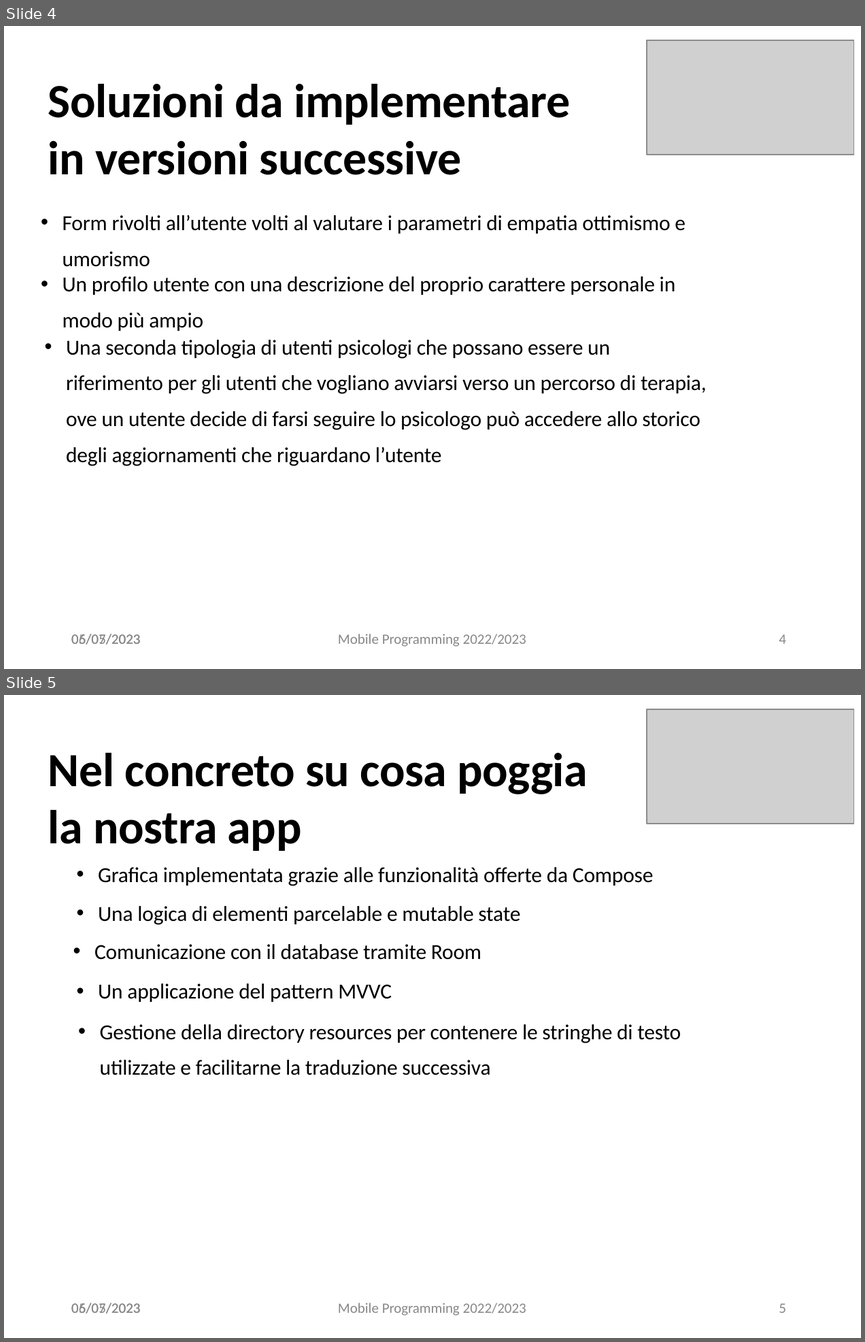
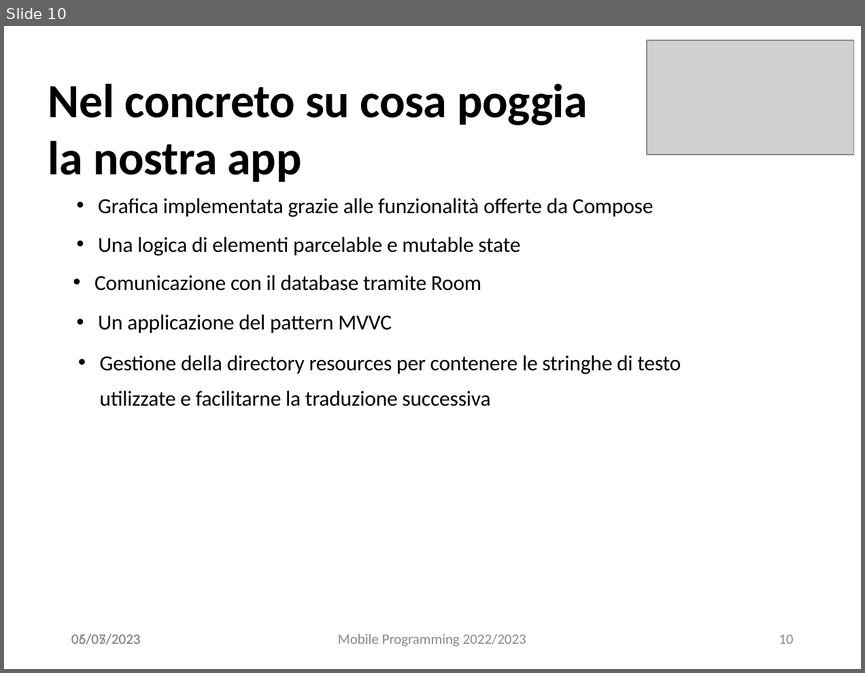
Before and after one commit to projectISPW/LetMeKnowMP, a slide deck: presentazione.pptx. Shown one above the other, each under a label of ours: slides 4 and 5 before the commit, slide 10 after it. The pictures are 865x1342 and 865x673 pixels, drawn with LibreOffice and Linux fonts; fonts in the diff are those of the drawing; grey boxes stand for pictures. Boxes give left, top, right and bottom in pixels: in the first picture for what was removed or moved away, otherwise in the second. Text is boxed around its words. In the diff, an @@ line names an element or a change of style, - is before the commit and + after.

```diff
--- a/presentazione.pptx
+++ b/presentazione.pptx
@@ slide 4 removed at [4, 26, 861, 669], background #FFFFFF @@
@@ picture removed at [647, 40, 854, 155] @@
@@ title removed at [48, 84, 570, 175] @@
-Soluzioni da implementare in versioni successive
@@ text removed at [62, 215, 685, 267] @@
-• Form rivolti all’utente volti al valutare i parametri di empatia ottimismo e umorismo
@@ text removed at [62, 276, 676, 331] @@
-• Un profilo utente con una descrizione del proprio carattere personale in modo più ampio
@@ text removed at [66, 339, 706, 466] @@
-• Una seconda tipologia di utenti psicologi che possano essere un riferimento per gli utenti che vogliano avviarsi verso un percorso di terapia, ove un utente decide di farsi seguire lo psicologo può accedere allo storico degli aggiornamenti che riguardano l’utente
@@ text removed at [71, 633, 141, 644] @@
-05/05/2023
@@ text removed at [71, 633, 140, 644] @@
-06/07/2023
@@ text removed at [338, 633, 526, 646] @@
-Mobile Programming 2022/2023
@@ page number removed at [779, 634, 786, 643] @@
-4
@@ what was slide 5 is now slide 10 @@
@@ page number at [779, 634, 793, 643]: text changed @@
-5
+10
```
Also in this commit, not shown: 3 slides changed, 6 slides added.
